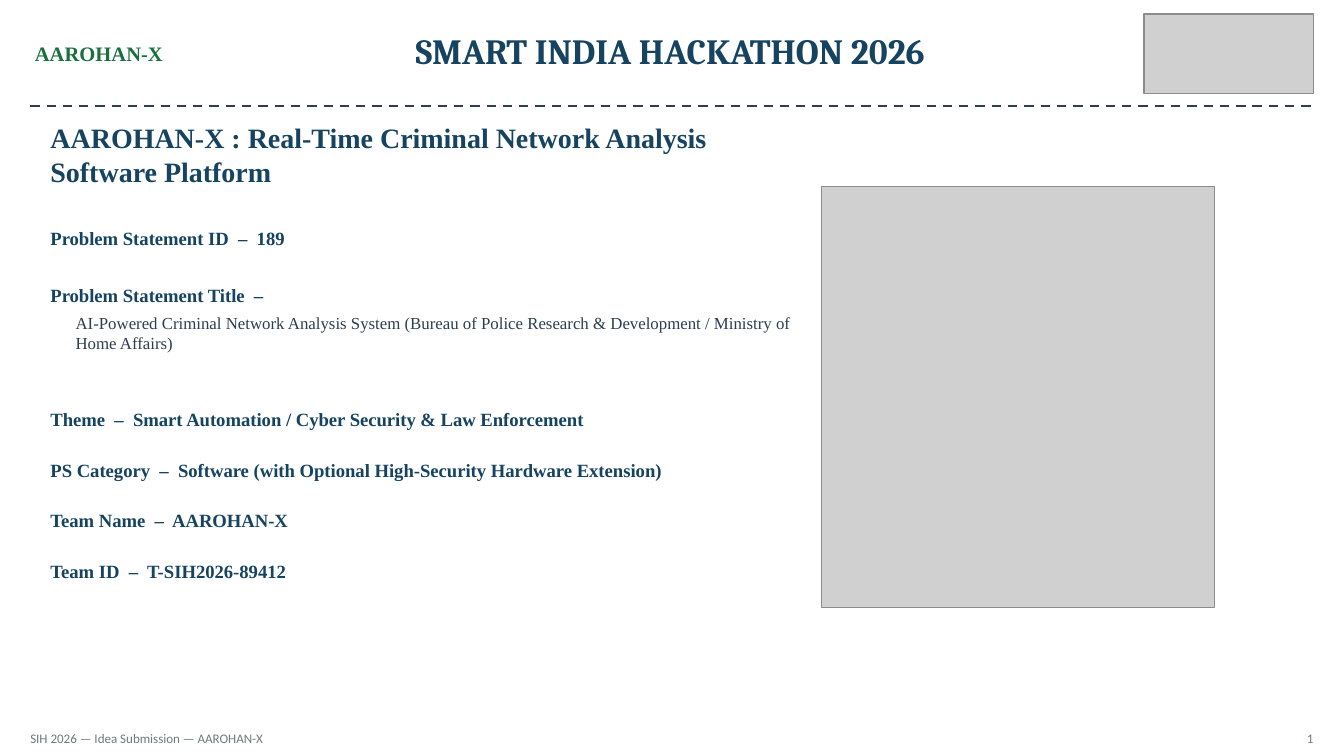
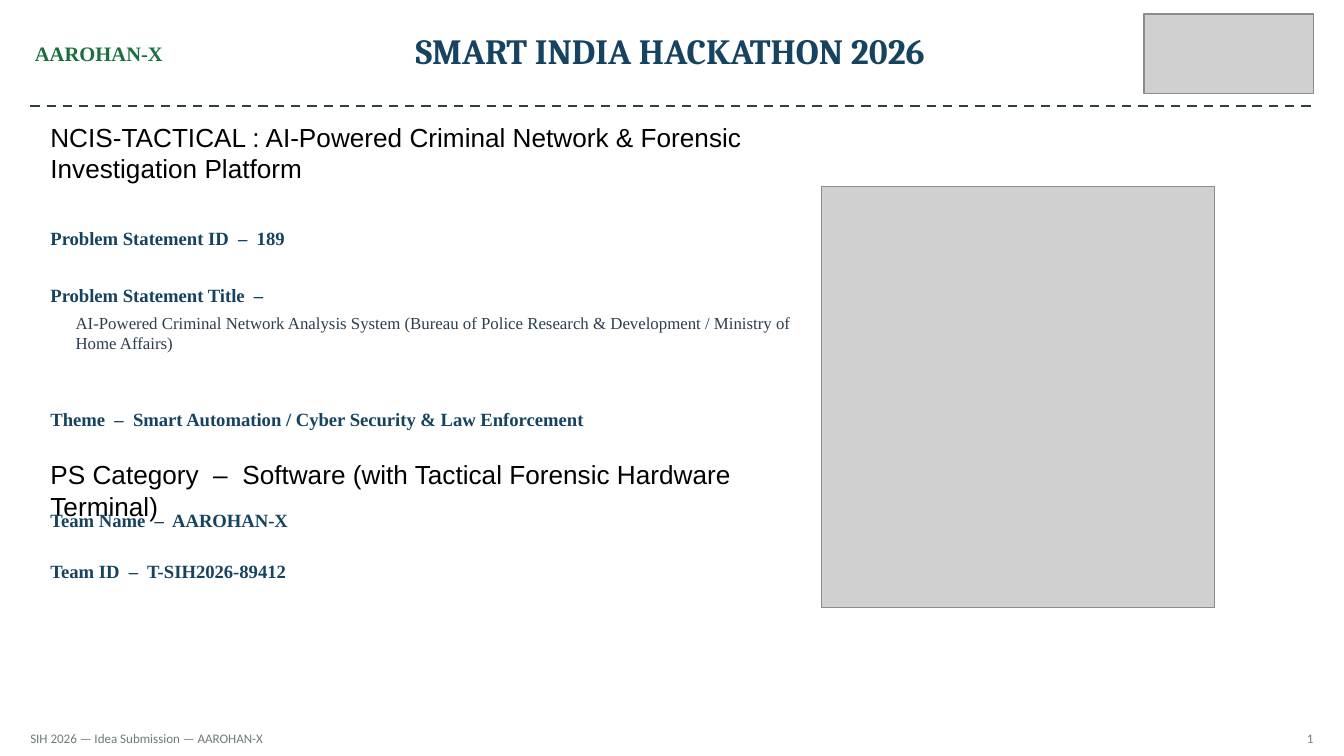
Before and after one commit to muhammedmaahir68-droid/cyber-kit, a slide deck: slide 1 of presentation/SIH_Ideate_Template_AAROHAN-X.pptx. Drawn at 1344x756 pixels with LibreOffice and Linux fonts; fonts in the diff are those of the drawing; grey boxes stand for pictures. Boxes give left, top, right and bottom in pixels: in the first picture for what was removed or moved away, otherwise in the second. Text is boxed around its words. In the diff, an @@ line names an element or a change of style, - is before the commit and + after.

Commit message:
Renovate SIH Presentation Deck: update SIH PS 189 alignment, 5 production modules, real-time GIS map, and tactical hardware terminal

```diff
--- a/presentation/SIH_Ideate_Template_AAROHAN-X.pptx
+++ b/presentation/SIH_Ideate_Template_AAROHAN-X.pptx
@@ text at (50,128,741,184): text changed; size 15 to 14 pt; font Times New Roman to Arial; text colour #154360 to #000000; bold off @@
-AAROHAN-X : Real-Time Criminal Network Analysis Software Platform
+NCIS-TACTICAL : AI-Powered Criminal Network & Forensic Investigation Platform
@@ text at (50,465,730,521): text changed; size 10 to 14 pt; font Times New Roman to Arial; text colour #154360 to #000000; bold off @@
-PS Category – Software (with Optional High-Security Hardware Extension)
+PS Category – Software (with Tactical Forensic Hardware Terminal)
```
Also in this commit, not shown: 5 other slides changed, 6 other files.
